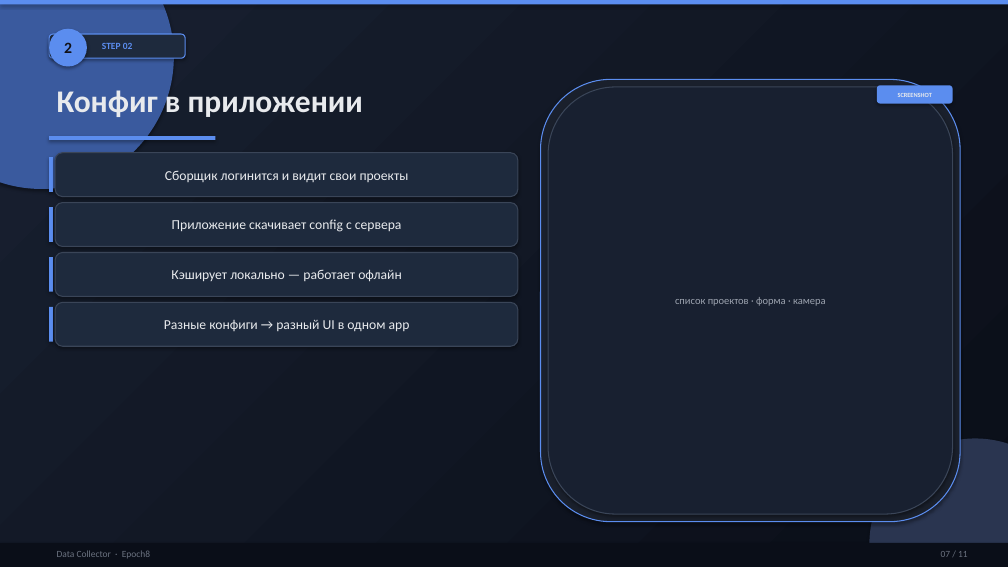
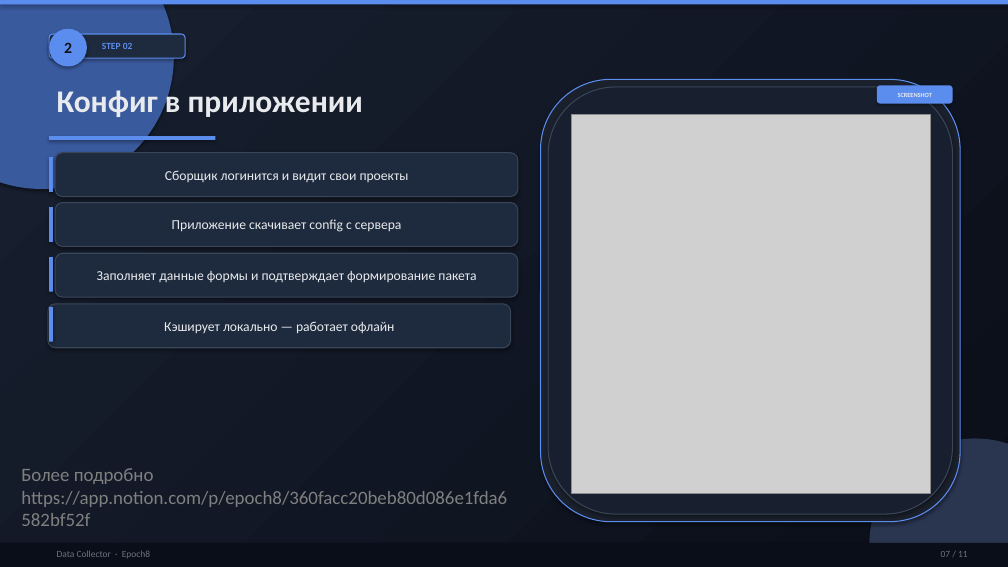
Before and after one commit to epoch8/data-collector, a slide deck: slide 7 of specs/presentation/Data-Collector-Canva-Template-v3_refactor.pptx. Drawn at 1008x567 pixels with LibreOffice and Linux fonts; fonts in the diff are those of the drawing; grey boxes stand for pictures. Boxes give left, top, right and bottom in pixels: in the first picture for what was removed or moved away, otherwise in the second. Text is boxed around its words. In the diff, an @@ line names an element or a change of style, - is before the commit and + after.

```diff
--- a/specs/presentation/Data-Collector-Canva-Template-v3_refactor.pptx
+++ b/specs/presentation/Data-Collector-Canva-Template-v3_refactor.pptx
@@ picture added at box(571, 114, 930, 493) @@
@@ rounded rectangle "Заполняет данные формы и подтверждает ...": place and size @@
-rounded rectangle "Заполняет данные формы и подтверждает ..." at box(55, 302, 518, 346)
+rounded rectangle "Заполняет данные формы и подтверждает ..." at box(55, 253, 518, 297)
@@ text in rounded rectangle at box(97, 271, 476, 283): text changed @@
-Разные конфиги → разный UI в одном app
+Заполняет данные формы и подтверждает формирование пакета
@@ text in rounded rectangle at box(675, 297, 826, 306): text removed @@
-список проектов · форма · камера
@@ rounded rectangle "Кэширует локально — работает офлайн": place and size @@
-rounded rectangle "Кэширует локально — работает офлайн" at box(55, 253, 518, 296)
+rounded rectangle "Кэширует локально — работает офлайн" at box(48, 304, 510, 348)
@@ text added at box(21, 468, 507, 507), 18 pt, text #808080 @@
+Более подробно https://app.notion.com/p/epoch8/360facc20beb80d086e1fda6582bf52f
```
Also in this commit, not shown: 6 other slides changed, 2 slides removed, 22 other files.
